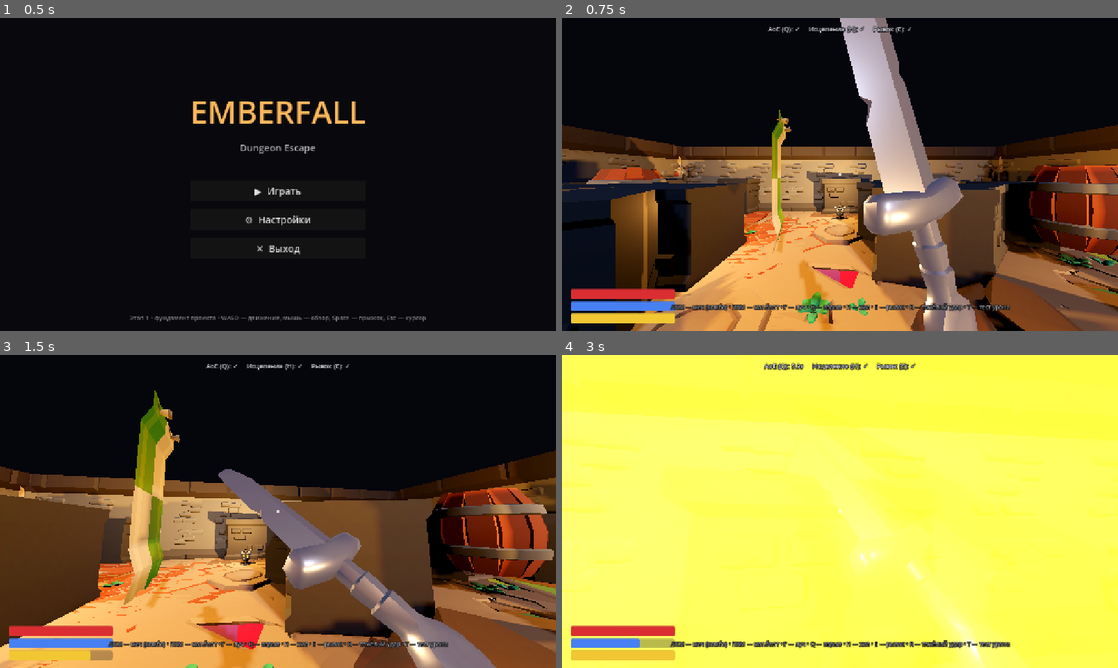
Above: before the commit, frames 1-4 (two rows, left to right).
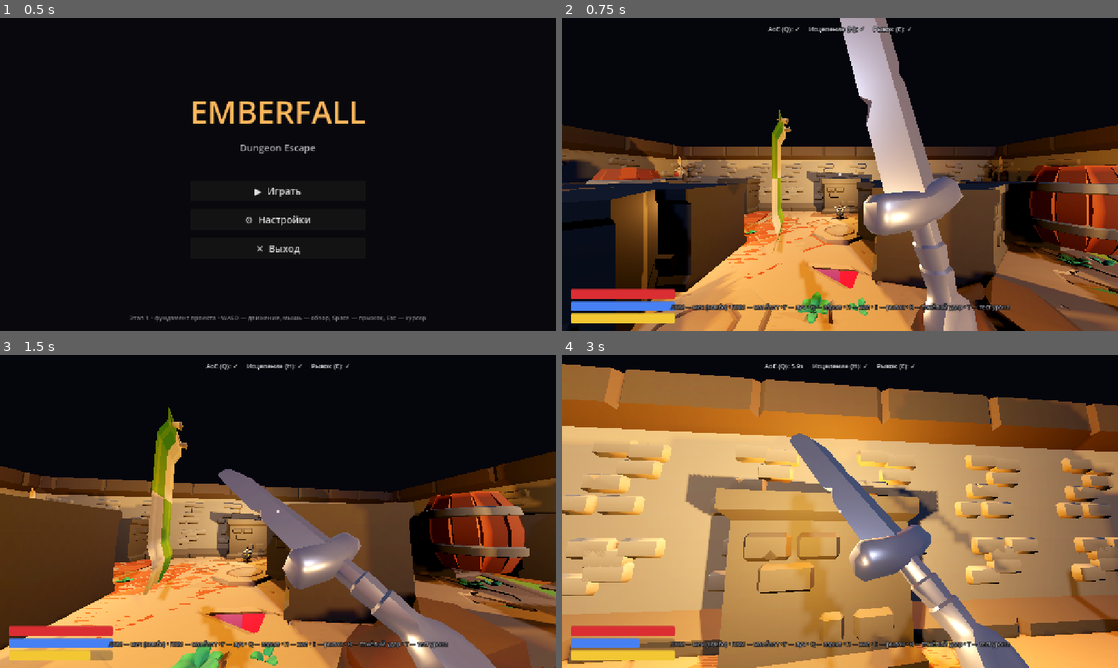
Above: after the commit, the same moments.

Repository: maksummatatov10-spec1231/AgentNeyro
Game: Godot game, scene res://scenes/ui/main_menu.tscn
Same seed, same stepped clock (60 frames per second), same inputs: the game is played once before the commit and once after it.
Inputs (mouse positions are in pixels of both pictures, inside the frame that each line leads up to):
- Up to frame 1 (0.5 s): no input
- Up to frame 2 (0.75 s): click "▶ Играть" at 0.5 s
- Up to frame 3 (1.5 s): tap Enter at 1.25 s; move the mouse to (305, 511) at 1.27 s; hold W (move_forward) from 1.28 s (still down); tap R (attack_heavy) at 1.35 s; click (305, 511) at 1.42 s
- Up to frame 4 (3 s): keep holding W (move_forward); tap Space (jump) at 1.52, 2.27 s; move the mouse to (812, 511) at 2.02 s; click (812, 511) at 2.1 s; move the mouse to (851, 505) at 2.77 s; tap Q (cast_aoe) at 2.85 s; click (851, 505) at 2.92 s

Frame 1 is identical in both runs. In frame 2, 0.2% of the frame differs, in the area x 4-26%, y 45-54%; in frame 3, 21%; in frame 4, 98%, in the area x 0-100%, y 0-100%.

Commit message:
fix(stage2.4): обзор мышью, плавность движения, коллизии объектов, is_inside_tree
- КАМЕРА: HUD-элементы перехватывали мышь → mouse_filter=IGNORE на всём HUD
  (теперь обзор от первого лица работает)
- ДВИЖЕНИЕ: плавное frame-rate независимое ускорение/торможение (lerp + exp)
- КОЛЛИЗИИ: генерация trimesh-коллизии для стен/колонн/пропов (create_trimesh_collision)
  — игрок больше не проходит сквозь объекты
- is_inside_tree (×N предупреждений): global_position только после add_child;
  в _spawn_dummies используем локальную .position до add_child,
  в _damage_number — add_child перед global_position
- Архив EMBERFALL_stage2.4.zip

Co-authored-by: arena-agent <297053741+arena-agent@users.noreply.github.com>

Diff:
--- a/scripts/player/player_controller.gd
+++ b/scripts/player/player_controller.gd
@@ -165,13 +165,11 @@
 		stamina = max(0.0, stamina - 20.0 * delta)
 	elif Input.is_action_pressed("crouch"):
 		speed = crouch_speed
-	if input_dir.length() > 0.1:
-		var target := (transform.basis * Vector3(input_dir.x, 0.0, input_dir.y)).normalized() * speed
-		velocity.x = target.x
-		velocity.z = target.z
-	else:
-		velocity.x = move_toward(velocity.x, 0.0, walk_speed * 6.0 * delta)
-		velocity.z = move_toward(velocity.z, 0.0, walk_speed * 6.0 * delta)
+	# Плавное (frame-rate независимое) ускорение/торможение по горизонтали
+	var target := (transform.basis * Vector3(input_dir.x, 0.0, input_dir.y)).normalized() * speed
+	var smoothing: float = 1.0 - exp(-12.0 * delta)
+	velocity.x = lerpf(velocity.x, target.x, smoothing)
+	velocity.z = lerpf(velocity.z, target.z, smoothing)
 	move_and_slide()
 	# Луч: трата маны + урон
 	if _beam_active:
--- a/scripts/ui/hud.gd
+++ b/scripts/ui/hud.gd
@@ -13,6 +13,14 @@
 	EventBus.player_hp_changed.connect(_on_hp)
 	EventBus.player_mana_changed.connect(_on_mana)
 	EventBus.player_stamina_changed.connect(_on_stamina)
+	# HUD не должен перехватывать мышь — иначе не работает обзор от первого лица
+	_set_mouse_ignore(self)
+
+func _set_mouse_ignore(n: Node) -> void:
+	if n is Control:
+		(n as Control).mouse_filter = Control.MOUSE_FILTER_IGNORE
+	for c in n.get_children():
+		_set_mouse_ignore(c)
 
 func _process(_delta: float) -> void:
 	if player == null:
--- a/scripts/world/damageable.gd
+++ b/scripts/world/damageable.gd
@@ -54,8 +54,9 @@
 	l.outline_size = 8
 	l.pixel_size = 0.012
 	l.no_depth_test = true
+	# Сначала в дерево, потом — глобальная позиция (иначе предупреждение !is_inside_tree)
+	get_tree().current_scene.add_child(l)
 	l.global_position = global_position + Vector3.UP * 1.6
-	get_tree().current_scene.add_child(l)
 	var tw := create_tween()
 	tw.tween_property(l, "global_position:y", l.global_position.y + 1.2, 0.6)
 	tw.parallel().tween_property(l, "modulate:a", 0.0, 0.6)
--- a/scripts/world/dungeon_builder.gd
+++ b/scripts/world/dungeon_builder.gd
@@ -113,7 +113,7 @@
 	for c in node.get_children():
 		_apply_material_recursive(c)
 
-func _place(path: String, pos: Vector3, rot_y: float = 0.0, sc: float = 1.0) -> Node:
+func _place(path: String, pos: Vector3, rot_y: float = 0.0, sc: float = 1.0, make_collision: bool = false) -> Node:
 	if path.is_empty():
 		return null
 	var res = load(path)
@@ -127,7 +127,16 @@
 		inst.scale = Vector3.ONE * sc
 	add_child(inst)
 	_apply_material_recursive(inst)
+	if make_collision:
+		_add_trimesh_collision(inst)
 	return inst
+
+func _add_trimesh_collision(node: Node) -> void:
+	# Генерируем точную вогнутую коллизию по мешу (стены/колонны/пропы — непроходимы)
+	if node is MeshInstance3D:
+		(node as MeshInstance3D).create_trimesh_collision()
+	for c in node.get_children():
+		_add_trimesh_collision(c)
 
 func _rand_from(arr: Array) -> String:
 	if arr.is_empty():
@@ -154,11 +163,11 @@
 		return
 	var span := HALL_RADIUS
 	for i in range(-span, span + 1):
-		_place(pref, Vector3(i * TILE, 0.0, -span * TILE))
-		_place(pref, Vector3(i * TILE, 0.0, span * TILE), PI)
+		_place(pref, Vector3(i * TILE, 0.0, -span * TILE), 0.0, 1.0, true)
+		_place(pref, Vector3(i * TILE, 0.0, span * TILE), PI, 1.0, true)
 	for i in range(-span + 1, span):
-		_place(pref, Vector3(-span * TILE, 0.0, i * TILE), PI * 0.5)
-		_place(pref, Vector3(span * TILE, 0.0, i * TILE), -PI * 0.5)
+		_place(pref, Vector3(-span * TILE, 0.0, i * TILE), PI * 0.5, 1.0, true)
+		_place(pref, Vector3(span * TILE, 0.0, i * TILE), -PI * 0.5, 1.0, true)
 
 func _build_columns() -> void:
 	var pref := _rand_from(column_tiles)
@@ -167,7 +176,7 @@
 	var span := HALL_RADIUS
 	for sx in [-span, span]:
 		for sz in [-span, span]:
-			_place(pref, Vector3(sx * TILE, 0.0, sz * TILE))
+			_place(pref, Vector3(sx * TILE, 0.0, sz * TILE), 0.0, 1.0, true)
 
 func _build_torches() -> void:
 	var pref := _rand_from(torch_tiles)
@@ -203,7 +212,7 @@
 		var z := (randi() % (HALL_RADIUS * 2 - 1) - (HALL_RADIUS - 1)) * TILE
 		if abs(x) < TILE and abs(z) < TILE:
 			continue  # не загораживать спавн игрока
-		_place(_rand_from(prop_tiles), Vector3(x, 0.0, z), randf() * PI * 2.0)
+		_place(_rand_from(prop_tiles), Vector3(x, 0.0, z), randf() * PI * 2.0, 1.0, true)
 		placed += 1
 
 # ---------- разрушаемые цели (тест боя) ----------
@@ -226,7 +235,8 @@
 	]
 	for s in spots:
 		var rb := RigidBody3D.new()
-		rb.global_position = s
+		# локальная позиция (до add_child) — не вызывает предупреждения global_transform
+		rb.position = s
 		var col := CollisionShape3D.new()
 		var box := BoxShape3D.new()
 		box.size = Vector3(0.9, 1.1, 0.9)
Not shown, removed: EMBERFALL_stage2.3.zip
Not shown, added: EMBERFALL_stage2.4.zip
